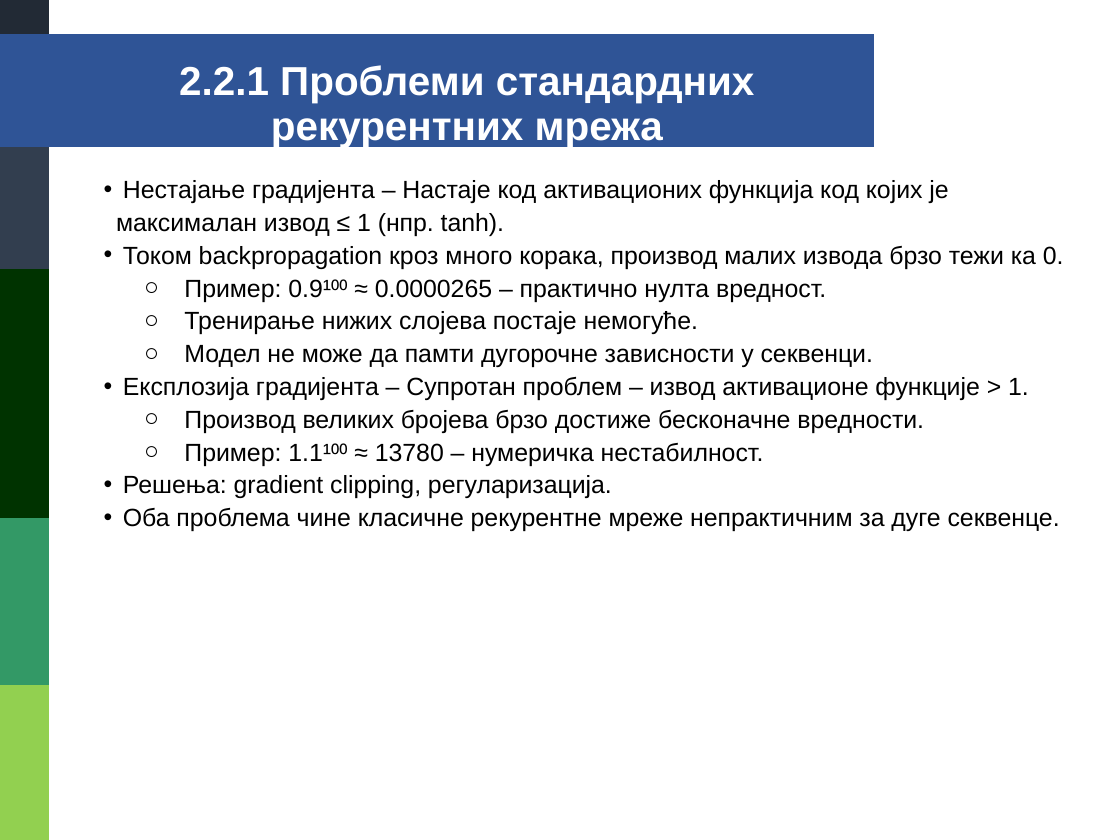
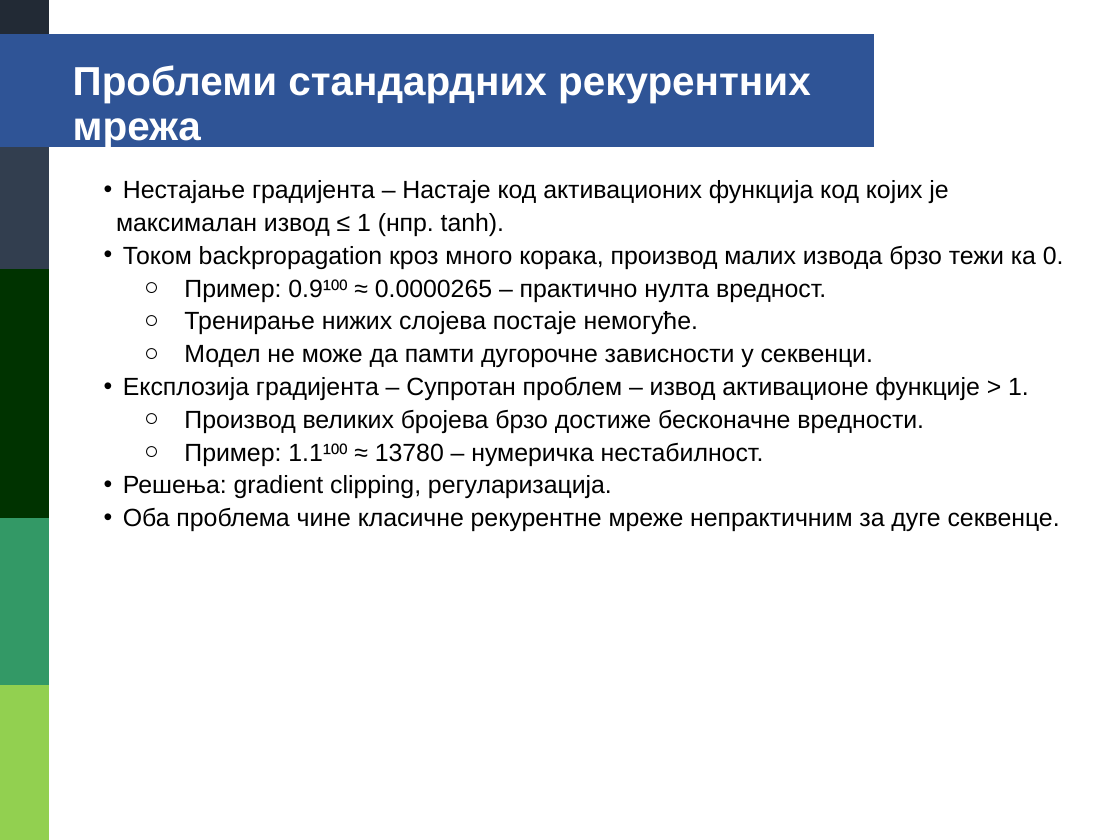
Before and after one commit to danilo-milosevic/ml-audio, a slide deck: slide 20 of drugi_deo/prezentacija/DaniloMilosevic1732.pptx (slide 21 before the commit). Drawn at 1120x840 pixels with LibreOffice and Linux fonts; fonts in the diff are those of the drawing. Boxes give left, top, right and bottom in pixels: in the first picture for what was removed or moved away, otherwise in the second. Text is boxed around its words. In the diff, an @@ line names an element or a change of style, - is before the commit and + after.

```diff
--- a/drugi_deo/prezentacija/DaniloMilosevic1732.pptx
+++ b/drugi_deo/prezentacija/DaniloMilosevic1732.pptx
@@ text at [73, 65, 811, 148]: text changed @@
-2.2.1 Проблеми стандардних рекурентних мрежа
+Проблеми стандардних рекурентних мрежа
```
Also in this commit, not shown: 53 other slides changed, 8 slides added, 2 slides removed.
